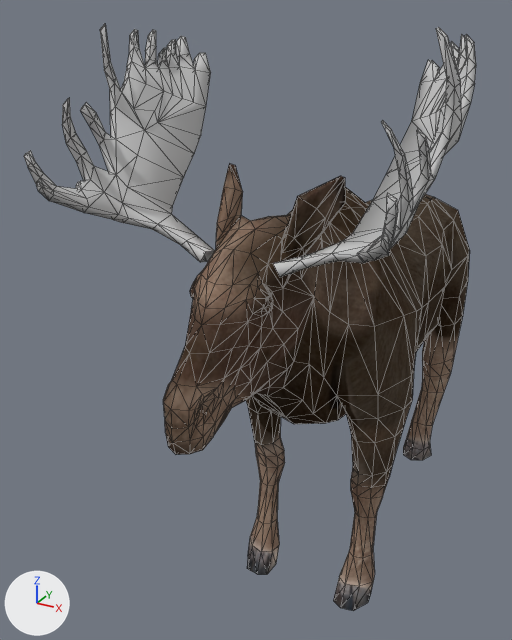
The FBX model Assets/Visuals/characters_meshes/moose.FBX: old version first, new version second.
One viewpoint serves both versions: a 50 mm lens placed at (1.316, -3.456, 2.966), pointed at (-0.409, -0.32, 1.397). Every picture has the same lights, and +X, +Y and +Z are marked at lower left. Mesh edges are drawn as thin lines. Where no turn or scale is listed for an object, it has been applied to the vertices.

Before the edit, the objects in view are built like this:
```python
me_mesh = bpy.data.meshes.new('Mesh')
me_mesh.from_pydata(...)  # 1166 vertices, 2302 faces; spans x -0.74..0.74, y -1.42..1.76, z -0.15..2.91
# faces by material slot: [1450, 852]
me_mesh.materials.append(mat_04___default)
me_mesh.materials.append(mat_01___default)  # light grey #cacaca
# before: 828 (-0.17, -0.89, 2.03) at pixel (207, 261), 829 (-0.18, -0.93, 2.04) at pixel (200, 262), 930 (-0.14, -0.88, 2.07) at pixel (215, 251), 931 (-0.15, -0.93, 2.09) at pixel (206, 251), 1034 (0.17, -0.89, 2.03) at pixel (283, 275)
# before: 1035 (0.18, -0.93, 2.04) at pixel (279, 277), 1134 (0.15, -0.93, 2.09) at pixel (273, 263), 1135 (0.14, -0.88, 2.07) at pixel (277, 262)
ob_plane003 = bpy.data.objects.new('Plane003', me_mesh)
ob_plane003.location = (0.0, -0.268, 0.0)
```
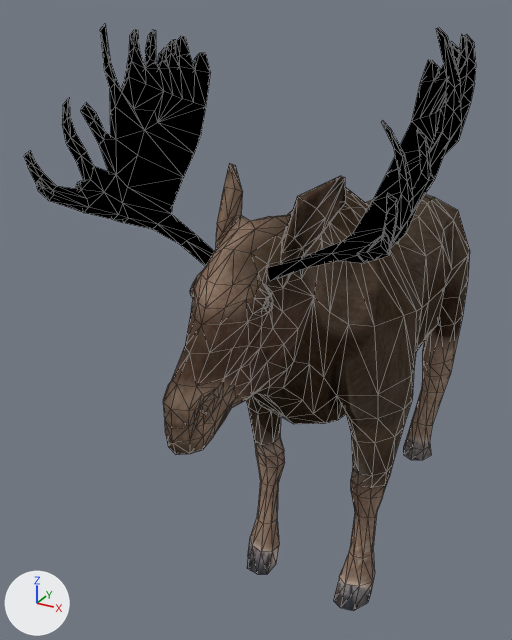
Changed parts and their boxes [x1, y1, x2, y2] in the pictures (512 x 640 px; the box of a moved part takes in the faces that stretch with it):
part 1 of me_mesh, moved or reshaped
    before: [181, 236, 308, 277]
    after: [181, 236, 308, 281]
part 2 of me_mesh, recoloured
    both: [24, 24, 476, 268]

The change, as a list of edits to the scene's bpy script:
```text
Change me_mesh:
    used by ob_plane003; location = (0.0, -0.268, 0.0)
    verts and faces of me_mesh; kept vertices keep their numbers, new ones are numbered from 1166
    remove me_mesh.from_pydata(...)  # 1166 vertices, 2302 faces; spans x -0.74..0.74, y -1.42..1.76, z -0.15..2.91
    add me_mesh.from_pydata(...)  # 1192 vertices, 2350 faces; spans x -0.74..0.74, y -1.42..1.76, z -0.15..2.91
    me_mesh part 1
    add for i in [828, 829, 931]: verts[i] += (0.04, 0.0, -0.03)
    add for i in [1034, 1035, 1134]: verts[i] += (-0.04, 0.0, -0.03)
    add verts[930] = (-0.11, -0.88, 2.05)  # moved
    add verts[1135] = (0.11, -0.88, 2.05)  # moved
    me_mesh part 2: 852 faces spanning x -0.74..0.74, y -1.28..-0.35, z 1.92..2.91 switch from mat_01___default (light grey #cacaca) to mat_04___default
```
